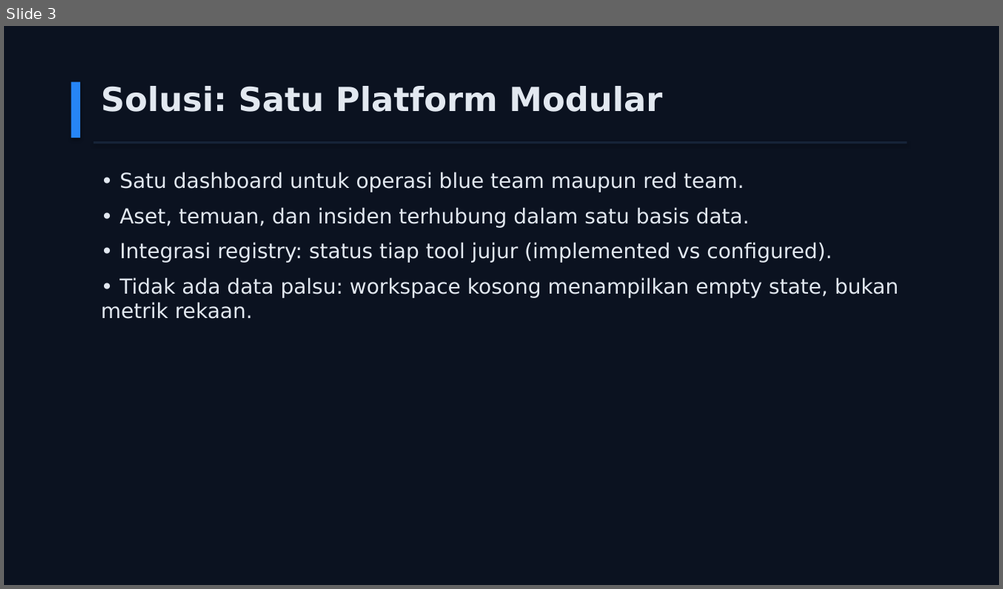
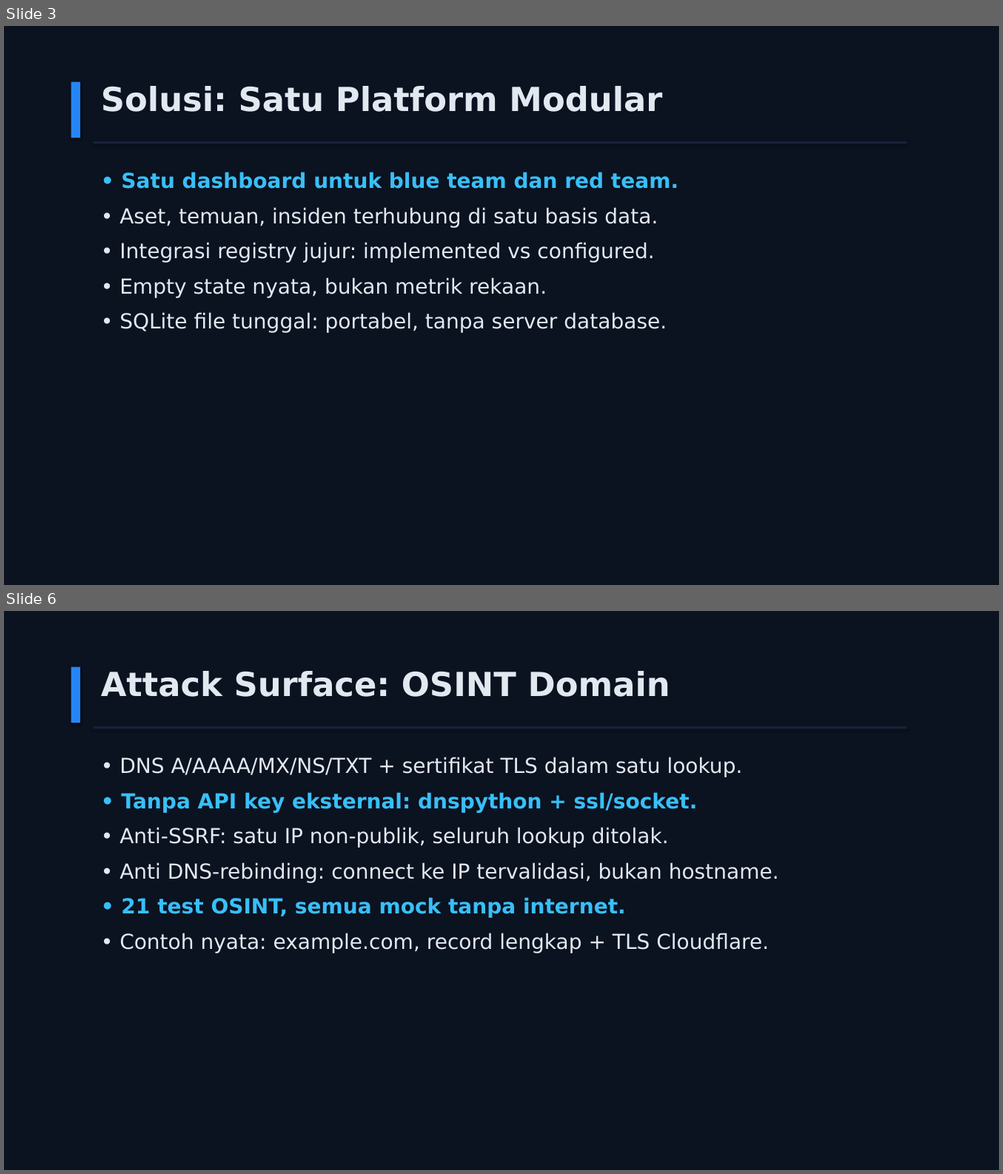
Before and after one commit to jejakmasgondrong/GARDA-CYBER, a slide deck: submission/GARDA-CYBER-slide-penjelasan.pptx. Shown one above the other, each under a label of ours: slide 3 before the commit, slides 3 and 6 after it; the slides between them are not shown. The pictures are 1003x589 and 1003x1174 pixels, drawn with LibreOffice and Linux fonts; fonts in the diff are those of the drawing. Boxes give left, top, right and bottom in pixels: in the first picture for what was removed or moved away, otherwise in the second. Text is boxed around its words. In the diff, an @@ line names an element or a change of style, - is before the commit and + after.

Commit message:
docs: slide penjelasan 19 content slide + cover dari fakta terverifikasi (PPTX regenerate, koreksi hitungan test)

```diff
--- a/submission/GARDA-CYBER-slide-penjelasan.pptx
+++ b/submission/GARDA-CYBER-slide-penjelasan.pptx
@@ slide 6 added at <box>4,611,999,1170</box>, background #0B1220 @@
@@ rectangle added at <box>71,667,80,723</box>, fill #2685F6 @@
@@ text added at <box>101,671,670,697</box>, 32 pt, text #E2E8F0, bold @@
+Attack Surface: OSINT Domain
@@ rectangle added at <box>94,726,907,729</box>, fill #162338 @@
@@ text added at <box>119,757,779,954</box>, 20 pt, text #E2E8F0 @@
+• DNS A/AAAA/MX/NS/TXT + sertifikat TLS dalam satu lookup.
+• Tanpa API key eksternal: dnspython + ssl/socket.
+• Anti-SSRF: satu IP non-publik, seluruh lookup ditolak.
+• Anti DNS-rebinding: connect ke IP tervalidasi, bukan hostname.
+• 21 test OSINT, semua mock tanpa internet.
+• Contoh nyata: example.com, record lengkap + TLS Cloudflare.
@@ slide 3 changed as well @@
@@ text at <box>119,172,678,333</box>: text changed @@
-• Satu dashboard untuk operasi blue team maupun red team.
-• Aset, temuan, dan insiden terhubung dalam satu basis data.
-• Integrasi registry: status tiap tool jujur (implemented vs configured).
-• Tidak ada data palsu: workspace kosong menampilkan empty state, bukan metrik rekaan.
+• Satu dashboard untuk blue team dan red team.
+• Aset, temuan, insiden terhubung di satu basis data.
+• Integrasi registry jujur: implemented vs configured.
+• Empty state nyata, bukan metrik rekaan.
+• SQLite file tunggal: portabel, tanpa server database.
```
Also in this commit, not shown: 9 other slides changed, 9 other slides added, 1 slide removed, 1 other file.
